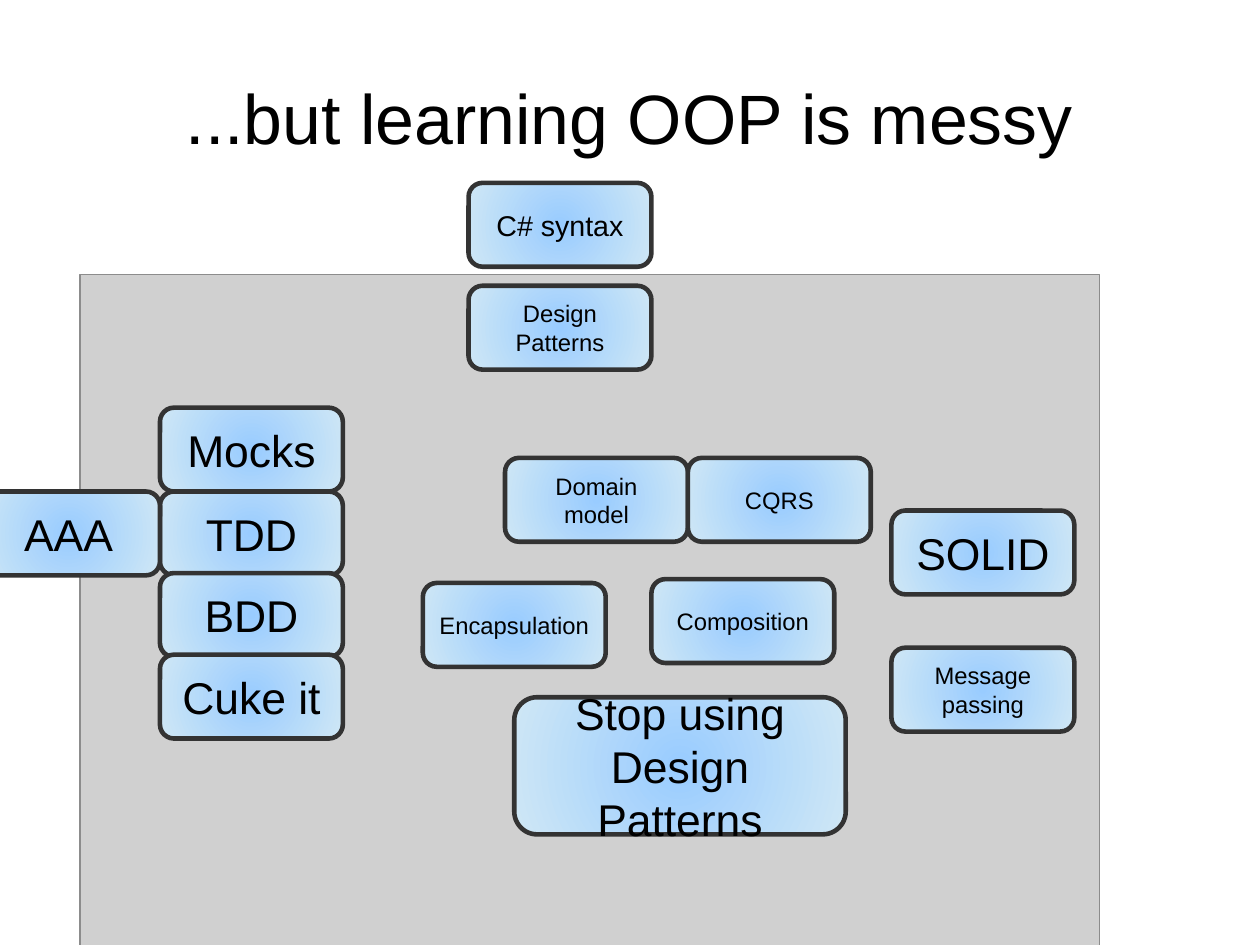
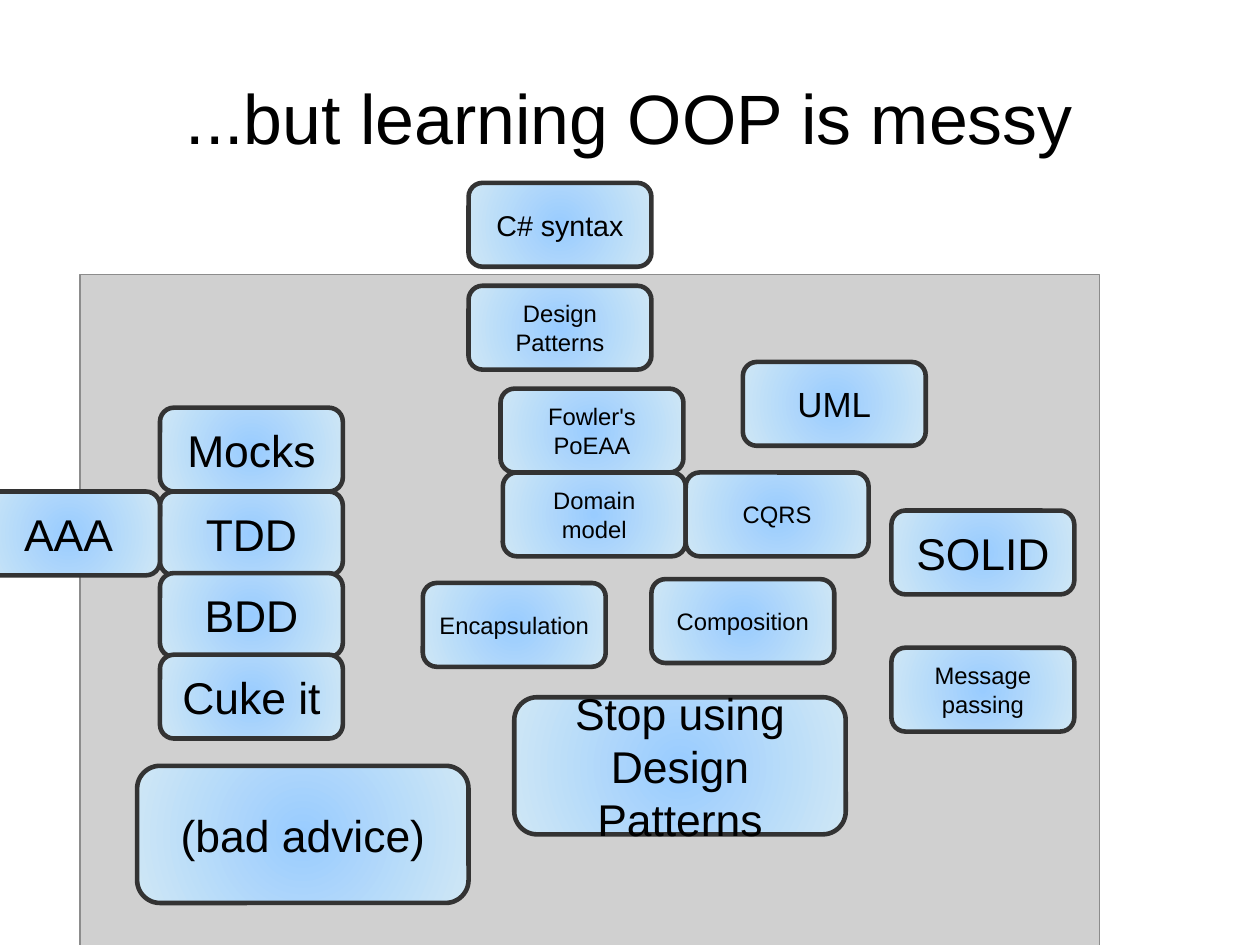
Before and after one commit to pseale/presentation-message-passing, a slide deck: slide 5 of message-passing.odp (slide 4 before the commit). Drawn at 1260x945 pixels with LibreOffice and Linux fonts; fonts in the diff are those of the drawing; grey boxes stand for pictures. Boxes give left, top, right and bottom in pixels: in the first picture for what was removed or moved away, otherwise in the second. Text is boxed around its words. In the diff, an @@ line names an element or a change of style, - is before the commit and + after.

```diff
--- a/message-passing.odp
+++ b/message-passing.odp
@@ rounded rectangle added at box(501, 389, 684, 472), fill gradient #99CCFF to #CFE7F5, outline #333333 2.89 pt, 15 pt, text #000000 @@
+Fowler's PoEAA
@@ rounded rectangle added at box(743, 362, 926, 446), fill gradient #99CCFF to #CFE7F5, outline #333333 2.89 pt, 22 pt, text #000000 @@
+UML
@@ rounded rectangle "Domain model": place and size @@
-rounded rectangle "Domain model" at box(505, 458, 688, 542)
+rounded rectangle "Domain model" at box(503, 472, 686, 556)
@@ rounded rectangle "CQRS": place and size @@
-rounded rectangle "CQRS" at box(688, 458, 871, 542)
+rounded rectangle "CQRS" at box(686, 472, 869, 556)
@@ rounded rectangle added at box(137, 766, 469, 903), fill gradient #99CCFF to #CFE7F5, outline #333333 2.89 pt, 28 pt, text #000000 @@
+(bad advice)
```
Also in this commit, not shown: 3 other slides changed, 18 slides added, 1 slide removed, 5 other files.
